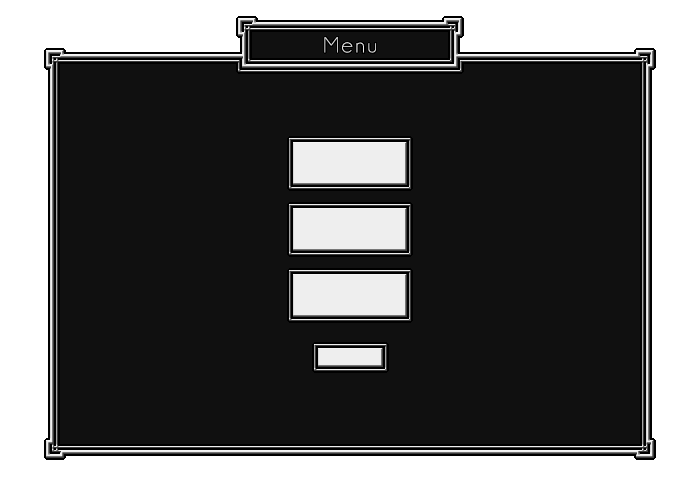
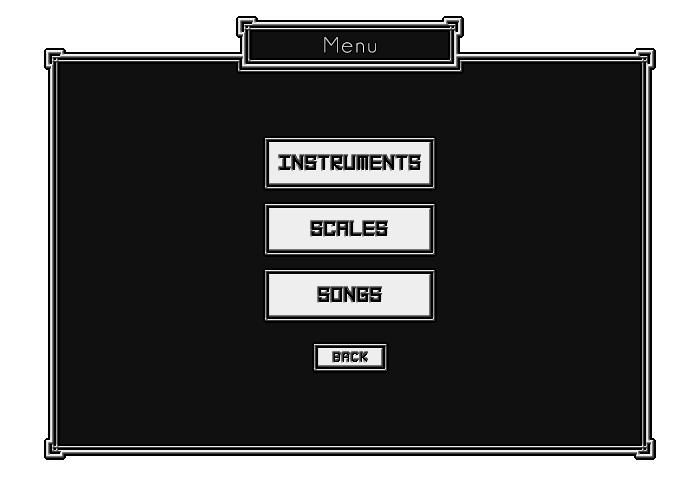
Two versions of the same layered image (700 x 500). Layer-by-layer changes:
painted on "Buttons Alt", masked it over (x1=332, y1=351, x2=368, y2=363)
painted on "Buttons copy 2", masked it over (x1=265, y1=270, x2=435, y2=321)
painted on "Buttons copy", masked it over (x1=265, y1=204, x2=435, y2=255)
painted on "Buttons", masked it over (x1=265, y1=138, x2=435, y2=189)
